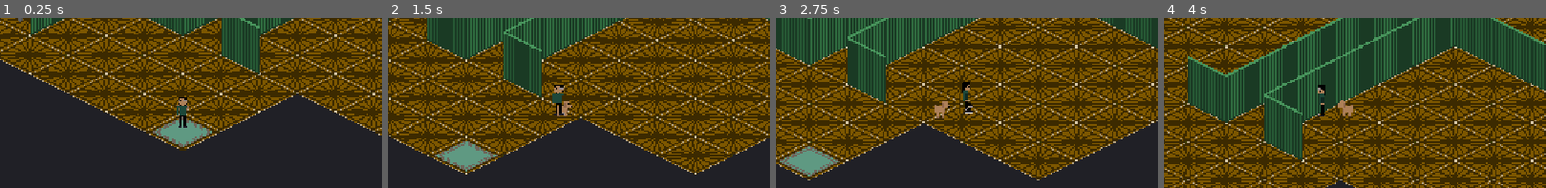
Above: before the commit, frames 1-4 (left to right).
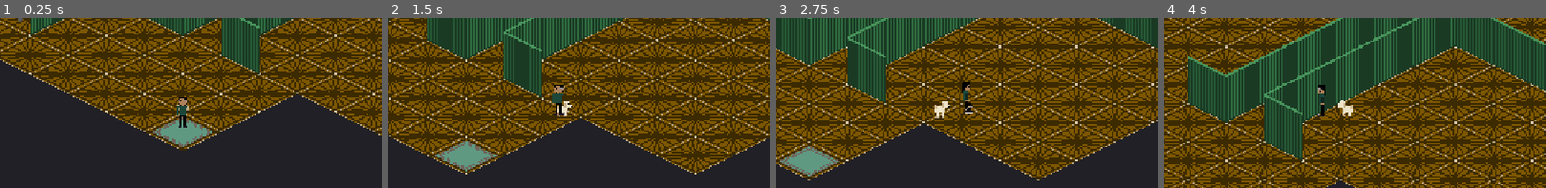
Above: after the commit, the same moments.

Repository: deets-137/DeetsLife
Game: Godot game, scene res://scenes/main.tscn
Same seed, same stepped clock (60 frames per second), same inputs: the game is played once before the commit and once after it.
Inputs:
- Up to frame 1 (0.25 s): no input
- Up to frame 2 (1.5 s): hold D (move_right) 0.53-1.28 s; hold S (move_down) from 1.28 s (still down)
- Up to frame 3 (2.75 s): release S (move_down) at 2.03 s; hold D (move_right) from 2.03 s (still down)
- Up to frame 4 (4 s): release D (move_right) at 2.78 s; hold W (move_up) 2.78-3.53 s; hold A (move_left) from 3.53 s (still down)
The pictures show only the part of the screen within x 27-77%, y 34-83%; the shares and areas given below are measured in that part.

The runs differ from the first frame. In frame 1, less than 0.1% of the frame differs, in the area x 46-50%, y 51-55%; in frame 2, 0.1%; in frame 3, 0.2%, in the area x 41-46%, y 48-59%; in frame 4, 0.2%.

Commit message:
Lucky: first derived character (cream dog, beige tail)
Proof of the derivation pipeline: three recolored idle sources in, all six
walk/sit files out, colors transferred through Happy's hand-drawn frames so
no anatomy is ever invented. main.tscn currently spawns Lucky as the dog --
Aditya's in-editor preview switch (set the Dog node's character back to
"happy" to restore).

Co-Authored-By: Claude Fable 5 <noreply@anthropic.com>

Diff:
--- a/game/scenes/main.tscn
+++ b/game/scenes/main.tscn
@@ -1,14 +1,15 @@
-[gd_scene load_steps=4 format=3]
+[gd_scene format=3 uid="uid://bte6hnr1qtwab"]
 
-[ext_resource type="Script" path="res://scripts/room.gd" id="1"]
+[ext_resource type="Script" uid="uid://byjhtisasjrln" path="res://scripts/room.gd" id="1"]
 [ext_resource type="PackedScene" path="res://scenes/player.tscn" id="2"]
 [ext_resource type="PackedScene" path="res://scenes/dog.tscn" id="3"]
 
-[node name="Main" type="Node2D"]
+[node name="Main" type="Node2D" unique_id=1710473921]
 y_sort_enabled = true
 script = ExtResource("1")
 
-[node name="Player" parent="." instance=ExtResource("2")]
+[node name="Player" parent="." unique_id=874307913 instance=ExtResource("2")]
 
-[node name="Dog" parent="." instance=ExtResource("3")]
+[node name="Dog" parent="." unique_id=2057247825 instance=ExtResource("3")]
 player_path = NodePath("../Player")
+character = "lucky"
Binary file added: game/assets/sprites/lucky/idle_down.png
Binary file added: game/assets/sprites/lucky/idle_side.png
Binary file added: game/assets/sprites/lucky/idle_up.png
Binary file added: game/assets/sprites/lucky/sit_down.png
Binary file added: game/assets/sprites/lucky/sit_side.png
Binary file added: game/assets/sprites/lucky/sit_up.png
Binary file added: game/assets/sprites/lucky/walk_down.png
Binary file added: game/assets/sprites/lucky/walk_side.png
Binary file added: game/assets/sprites/lucky/walk_up.png
